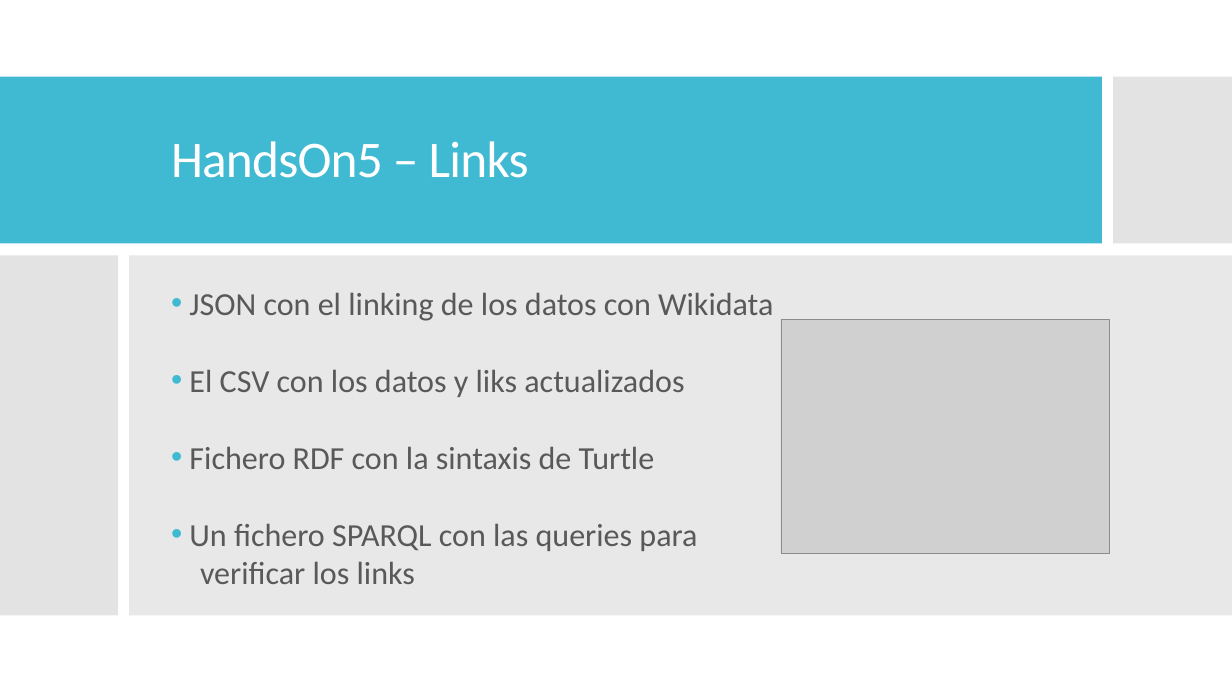
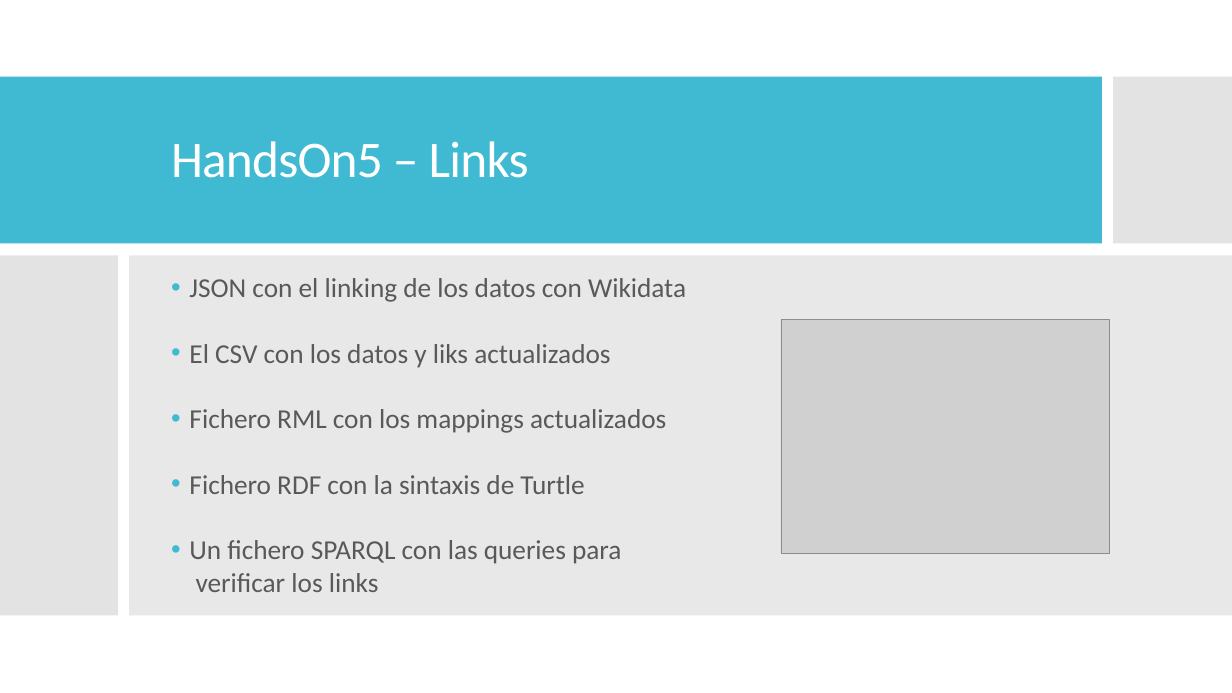
Before and after one commit to jdlgc/Curso2021-2022, a slide deck: slide 7 of HandsOn/Group02/presentation/Group02_SafeCycling.pptx. Drawn at 1232x693 pixels with LibreOffice and Linux fonts; fonts in the diff are those of the drawing; grey boxes stand for pictures. Boxes give left, top, right and bottom in pixels: in the first picture for what was removed or moved away, otherwise in the second. Text is boxed around its words. In the diff, an @@ line names an element or a change of style, - is before the commit and + after.

Commit message:
Actualizado PowerPoint

```diff
--- a/HandsOn/Group02/presentation/Group02_SafeCycling.pptx
+++ b/HandsOn/Group02/presentation/Group02_SafeCycling.pptx
@@ text at bbox=[189, 278, 686, 592]: size 25 to 21.2 pt in "JSON con el linking de los datos ...", "El CSV con los datos y liks ...", "Fichero RDF con la sintaxis de Turtle", "Un fichero SPARQL con las queries para" and 1 more places; alignment left to justified @@
@@ text at bbox=[189, 409, 666, 433]: paragraph added @@
+• Fichero RML con los mappings actualizados
```
Also in this commit, not shown: 2 other slides changed.
